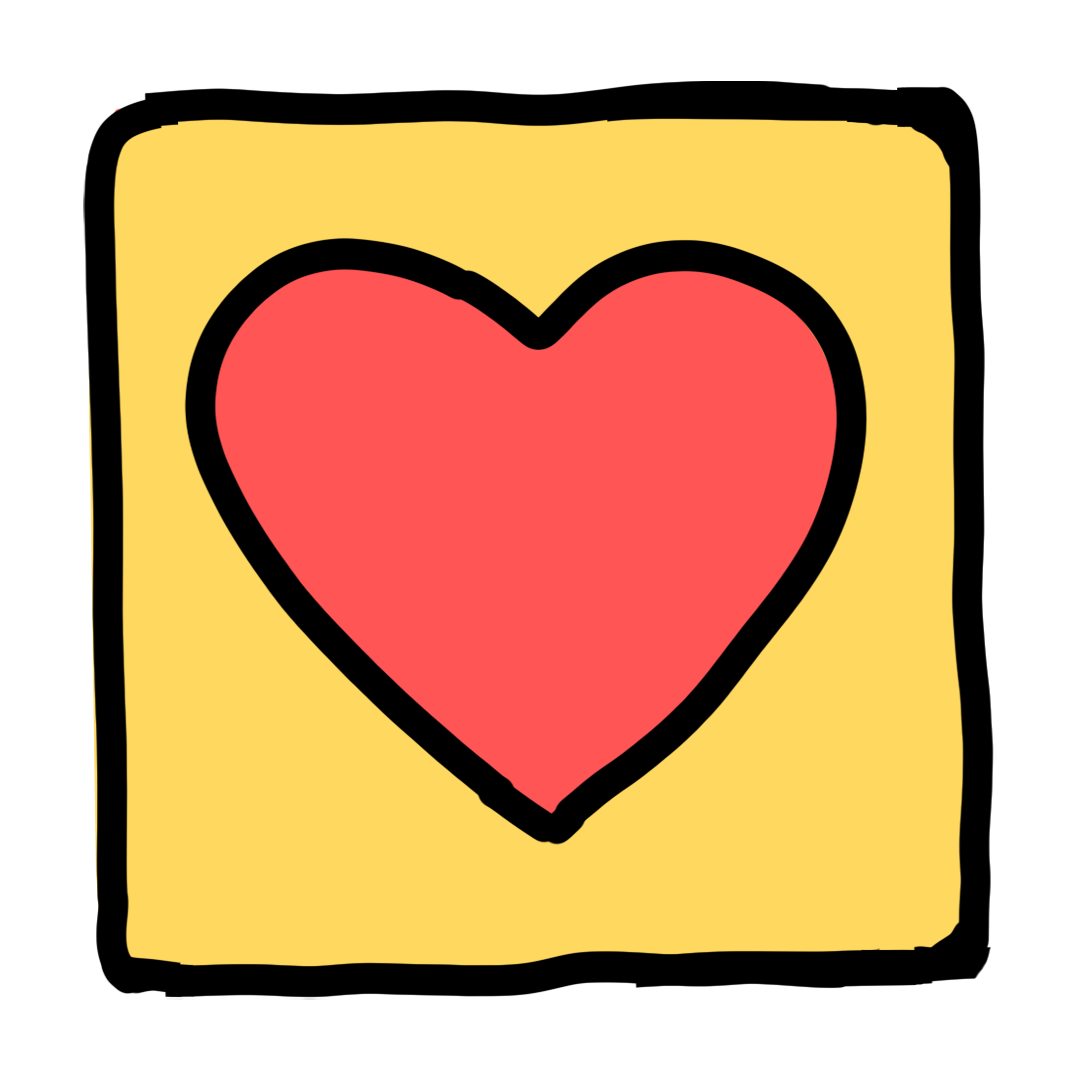
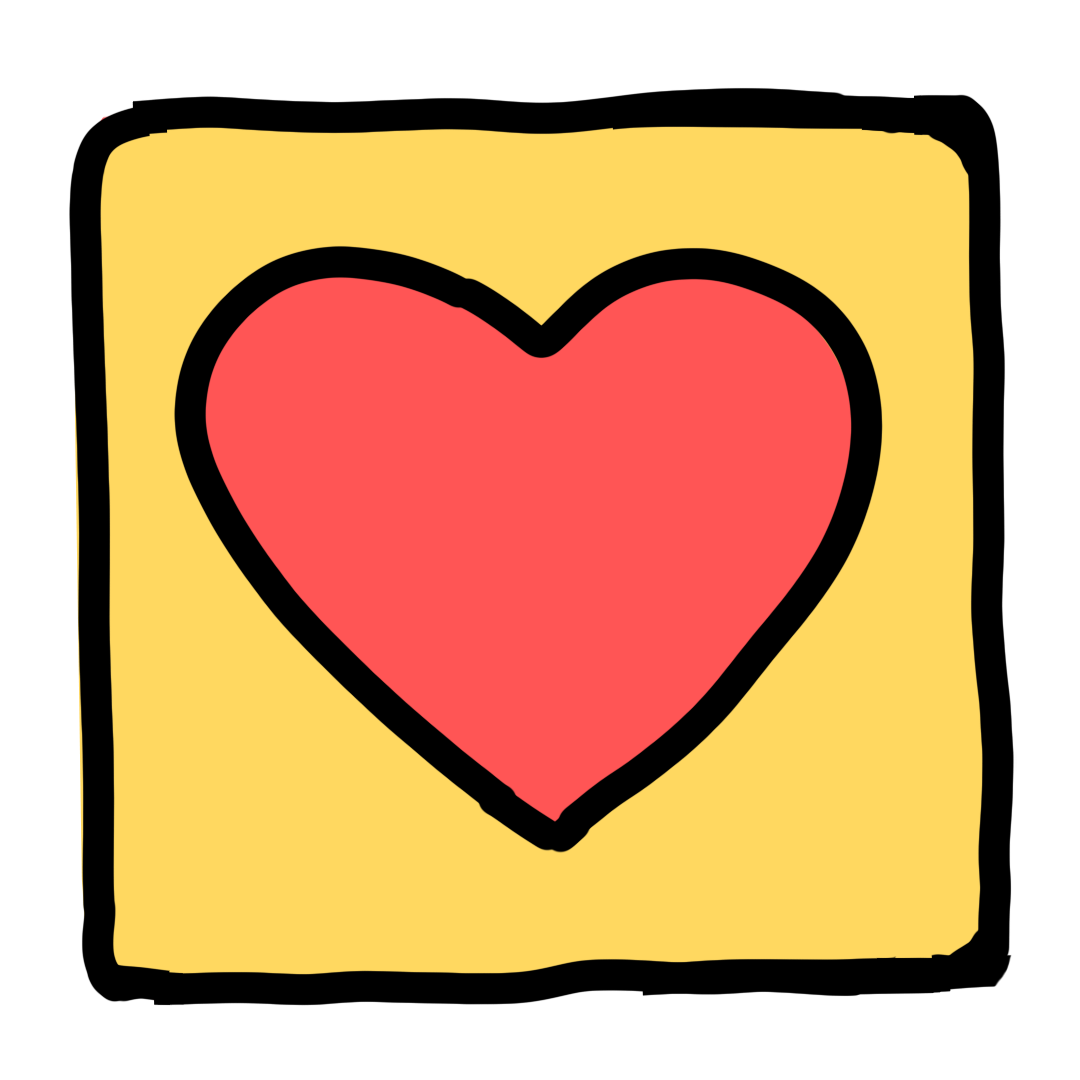
The second 1080 x 1080 image is a revision of the first. Changes to its layers:
painted on "Layer 1" over left=69, top=81, right=1017, bottom=1006
painted on "Layer 2" over left=75, top=93, right=992, bottom=1001
